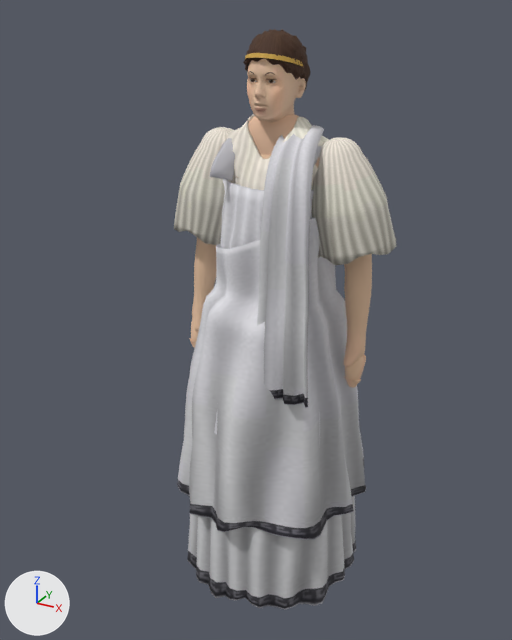
An edit to the glTF model modelos/personaje_romana.glb, drawn before and after from the same camera.
One viewpoint serves both versions: a 50 mm lens placed at (0.934, -1.82, 1.837), pointed at (-0.061, -0.011, 0.933). Lighting does not change. The marker at lower left points along +X, +Y and +Z. The older version comes first. Vertices at exactly the same position are counted once.

Names of what the first picture shows: 'estola', 'manga.006', 'manga.007', 'palla', 'palla_extremo', 'romana_cabeza', 'romana_cinta', 'romana_cuerpo', 'romana_ojos', 'romana_pelo', 'tirante.001', 'tunica.001' and 1 more.
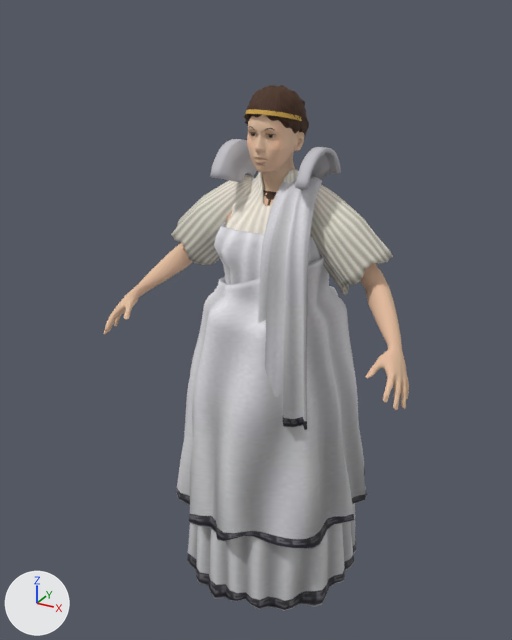
Diff of the bpy script that builds the scene:
```diff
--- a/modelos/personaje_romana.glb.py
+++ b/modelos/personaje_romana.glb.py
@@ me_estola @@
-me_estola.from_pydata(...)  # 2937 vertices, 5300 faces; spans x -0.304..0.299, y -0.306..0.309, z 0.03..1.383
+me_estola.from_pydata(...)  # 2826 vertices, 5152 faces; spans x -0.305..0.3, y -0.307..0.309, z 0.026..1.253
+# me_estola part 1: a new loose piece of 952 vertices spanning x -0.188..0.171, y -0.14..0.206, z 0.95..1.253, in mat_estola (picture img_estola)
+# me_estola part 2: 28 vertices moved within x -0.273..0.259, y -0.279..0.271, z 0.316; 2866 vertices removed from x -0.304..0.299, y -0.306..0.309, z 0.03..1.383; 1808 vertices added at x -0.305..0.3, y -0.307..0.309, z 0.026..0.799
+# other edits to the shape of me_estola do not show in these pictures
 me_estola.materials.append(mat_estola)
@@ me_manga_006 @@
-me_manga_006.from_pydata(...)  # 838 vertices, 1672 faces; spans x 0.105..0.364, y -0.094..0.141, z 1.167..1.516
+me_manga_006.from_pydata(...)  # 838 vertices, 1672 faces; spans x 0.059..0.357, y -0.081..0.099, z 1.077..1.382
+# me_manga_006 part 3: 838 of 838 vertices moved; they spanned x 0.105..0.364, y -0.094..0.141, z 1.167..1.516 and now span x 0.059..0.357, y -0.081..0.099, z 1.077..1.382; mean shift (-0.032, -0.003, -0.103)
 me_manga_006.materials.append(mat_tunica_001)
@@ me_manga_007 @@
-me_manga_007.from_pydata(...)  # 838 vertices, 1672 faces; spans x -0.364..-0.103, y -0.096..0.145, z 1.171..1.516
+me_manga_007.from_pydata(...)  # 838 vertices, 1672 faces; spans x -0.357..-0.059, y -0.078..0.1, z 1.076..1.382
+# me_manga_007 part 4: 838 of 838 vertices moved; they spanned x -0.364..-0.103, y -0.096..0.145, z 1.171..1.516 and now span x -0.357..-0.059, y -0.078..0.1, z 1.076..1.382; mean shift (0.032, -0.003, -0.103)
 me_manga_007.materials.append(mat_tunica_001)
@@ me_palla @@
-me_palla.from_pydata(...)  # 5904 vertices, 11808 faces; spans x -0.325..0.322, y -0.332..0.332, z 0.33..1.322
+me_palla.from_pydata(...)  # 5904 vertices, 11808 faces; spans x -0.329..0.326, y -0.336..0.336, z 0.298..1.198
+# me_palla part 5: 5904 of 5904 vertices moved; they spanned x -0.325..0.322, y -0.332..0.332, z 0.33..1.322 and now span x -0.329..0.326, y -0.336..0.336, z 0.298..1.198; mean shift (-0.001, -0.001, -0.075)
 me_palla.materials.append(mat_palla)
@@ me_palla_extremo @@
-me_palla_extremo.from_pydata(...)  # 450 vertices, 896 faces; spans x 0.032..0.223, y -0.242..0.028, z 0.796..1.543
+me_palla_extremo.from_pydata(...)  # 450 vertices, 896 faces; spans x 0.032..0.223, y -0.242..0.028, z 0.721..1.4
+# me_palla_extremo part 6: 450 of 450 vertices moved; they spanned x 0.032..0.223, y -0.242..0.028, z 0.796..1.543 and now span x 0.032..0.223, y -0.242..0.028, z 0.721..1.4; mean shift (0.001, -0.002, -0.12)
 me_palla_extremo.materials.append(mat_palla)
@@ me_romana_cabeza @@
-me_romana_cabeza.from_pydata(...)  # 18309 vertices, 36512 faces; spans x -0.205..0.205, y -0.121..0.1, z 1.445..1.774
+me_romana_cabeza.from_pydata(...)  # 18309 vertices, 36512 faces; spans x -0.205..0.205, y -0.121..0.1, z 1.304..1.633
+# me_romana_cabeza part 7: the whole mesh is moved by (0.0, 0.0, -0.141)
 me_romana_cabeza.materials.append(mat_romana_cara)
@@ me_romana_cinta @@
-me_romana_cinta.from_pydata(...)  # 48 vertices, 48 faces; spans x -0.079..0.079, y -0.112..0.087, z 1.671..1.732
+me_romana_cinta.from_pydata(...)  # 48 vertices, 48 faces; spans x -0.079..0.079, y -0.112..0.087, z 1.531..1.591
+# me_romana_cinta part 8: the whole mesh is moved by (0.0, 0.0, -0.141)
 me_romana_cinta.materials.append(mat_romana_cinta_m)
@@ me_romana_cuerpo @@
-me_romana_cuerpo.from_pydata(...)  # 5894 vertices, 11766 faces; spans x -0.31..0.31, y -0.13..0.13, z 0.01..1.58
+me_romana_cuerpo.from_pydata(...)  # 9404 vertices, 18198 faces; spans x -0.5..0.5, y -0.27..0.14, z 0.0..1.49
+# me_romana_cuerpo part 9: 37 vertices moved within x -0.3..0.3, y -0.1..0.07, z 0.03..1.49; 5704 vertices removed from x -0.31..0.31, y -0.13..0.13, z 0.01..1.58; 9312 vertices added at x -0.5..0.5, y -0.27..0.14, z 0.0..1.49
+# other edits to the shape of me_romana_cuerpo do not show in these pictures
 me_romana_cuerpo.materials.append(mat_romana_piel)
@@ me_romana_ojos @@
-me_romana_ojos.from_pydata(...)  # 144 vertices, 280 faces; spans x -0.0414..0.0414, y -0.0907..-0.0613, z 1.6492..1.6767
+me_romana_ojos.from_pydata(...)  # 144 vertices, 280 faces; spans x -0.0414..0.0414, y -0.0907..-0.0613, z 1.5084..1.536
+# me_romana_ojos part 10: the whole mesh is moved by (0.0, 0.0, -0.1408)
 me_romana_ojos.materials.append(mat_romana_ojo)
@@ me_romana_pelo @@
-me_romana_pelo.from_pydata(...)  # 1588 vertices, 2970 faces; spans x -0.083..0.083, y -0.103..0.096, z 1.581..1.787
+me_romana_pelo.from_pydata(...)  # 1588 vertices, 2970 faces; spans x -0.083..0.083, y -0.103..0.096, z 1.44..1.646
+# me_romana_pelo part 11: the whole mesh is moved by (0.0, 0.0, -0.141)
 me_romana_pelo.materials.append(mat_romana_pelo)
@@ me_tunica_001 @@
-me_tunica_001.from_pydata(...)  # 1333 vertices, 2352 faces; spans x -0.27..0.27, y -0.27..0.28, z 0.02..1.57
+me_tunica_001.from_pydata(...)  # 1327 vertices, 2328 faces; spans x -0.27..0.27, y -0.27..0.28, z 0.02..1.42
+# me_tunica_001 part 12: 2 vertices moved within x -0.08..0.08, y 0.08, z 1.35; 969 vertices removed from x -0.2..0.2, y -0.12..0.14, z 1.22..1.57; 942 vertices added at x -0.16..0.16, y -0.13..0.11, z 1.17..1.42
+# other edits to the shape of me_tunica_001 do not show in these pictures
 me_tunica_001.materials.append(mat_tunica_001)
```

Where the change shows, as pixel boxes [x1, y1, x2, y2] in the pictures (512 x 640 px; the box of a moved part takes in the faces that stretch with it):
'palla', reshaped (9% shorter): before [177, 217, 366, 540]; after [176, 256, 367, 549]
'estola', reshaped (10% shorter): before [187, 179, 356, 610]; after [187, 222, 356, 611]
'palla_extremo', reshaped (11% shorter): before [257, 125, 324, 408]; after [258, 177, 322, 430]
'romana_cuerpo', reshaped (67% wider): before [189, 114, 372, 388]; after [103, 146, 409, 410]
'manga.006', reshaped: before [311, 137, 397, 265]; after [310, 185, 393, 295]
'manga.007', reshaped: before [174, 127, 233, 245]; after [171, 175, 254, 265]
'romana_cabeza', moved: before [247, 58, 306, 122]; after [247, 114, 304, 205]
'tunica.001', reshaped: before [227, 114, 329, 190]; after [226, 169, 298, 235]
'romana_pelo', moved: before [243, 29, 310, 88]; after [244, 85, 309, 139]
'romana_cinta', moved: before [244, 53, 303, 67]; after [245, 109, 302, 121]
'romana_ojos', moved: before [250, 79, 276, 83]; after [250, 133, 275, 138]
part 1 of me_estola, added: after [214, 222, 320, 285]
part 2 of me_estola, moved or reshaped: before [187, 179, 356, 610]; after [187, 503, 356, 611]
